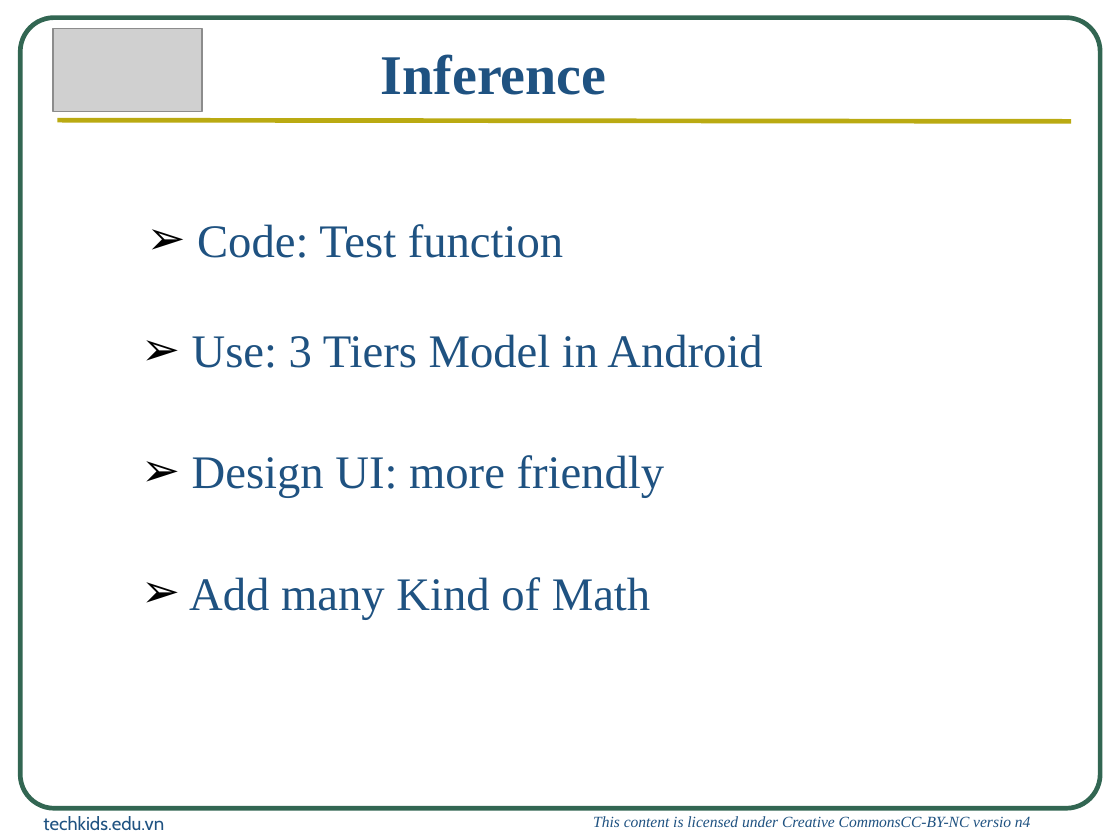
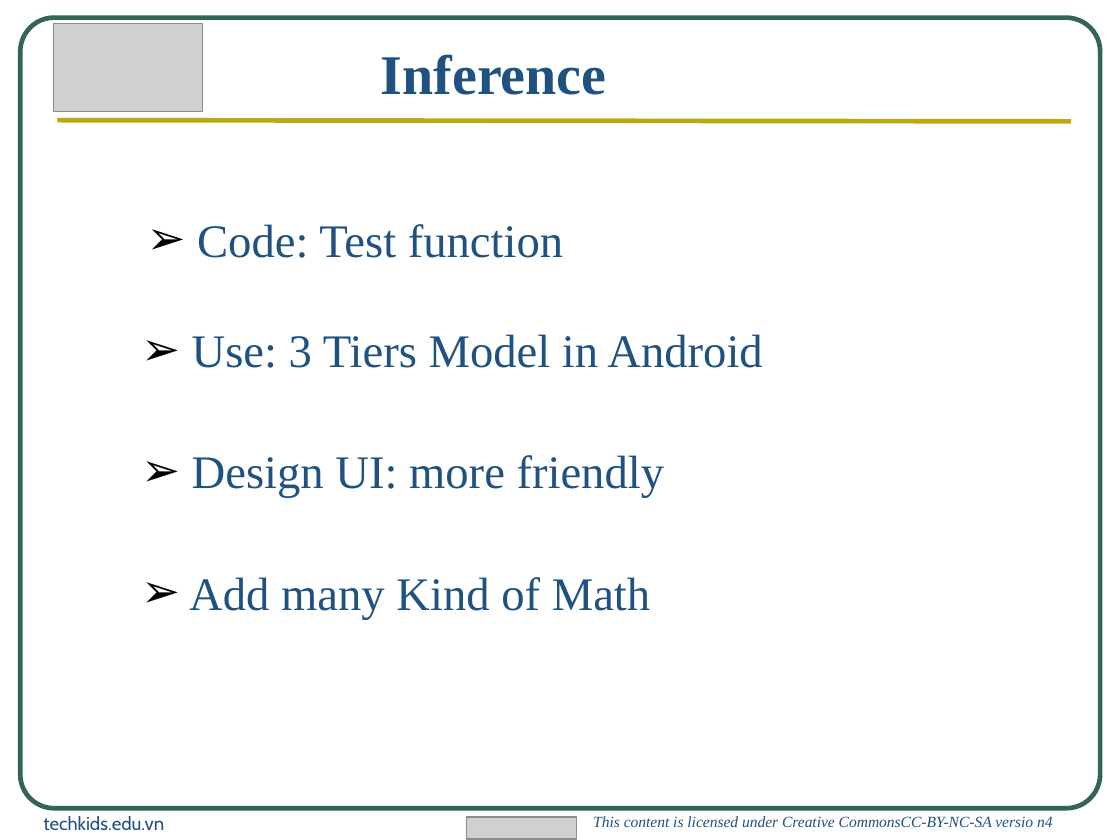
Before and after one commit to trantrungnt/Final-Project, a slide deck: slide 7 of Group1_TrungNT_Gen3_Android_TechKids_v1.ppt. Drawn at 1120x840 pixels with LibreOffice and Linux fonts; fonts in the diff are those of the drawing; grey boxes stand for pictures; background and template pictures are left out. Boxes give left, top, right and bottom in pixels: in the first picture for what was removed or moved away, otherwise in the second. Text is boxed around its words. In the diff, an @@ line names an element or a change of style, - is before the commit and + after.

```diff
--- a/Group1_TrungNT_Gen3_Android_TechKids_v1.ppt
+++ b/Group1_TrungNT_Gen3_Android_TechKids_v1.ppt
@@ picture: place and size @@
-picture at box(53, 29, 202, 112)
+picture at box(54, 24, 203, 112)
@@ picture added at box(466, 818, 576, 840) @@
@@ text at box(593, 816, 1053, 827): text changed @@
-This content is licensed under Creative CommonsCC-BY-NC versio n4
+This content is licensed under Creative CommonsCC-BY-NC-SA versio n4
```
Also in this commit, not shown: 8 other slides changed.
